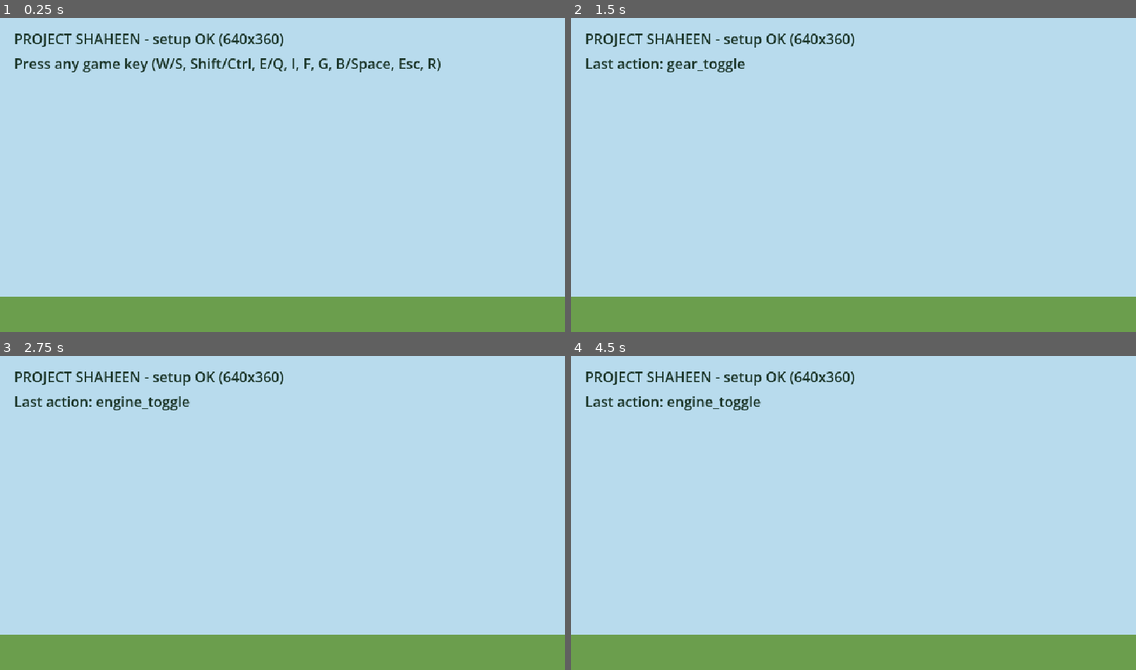
Above: before the commit, frames 1-4 (two rows, left to right).
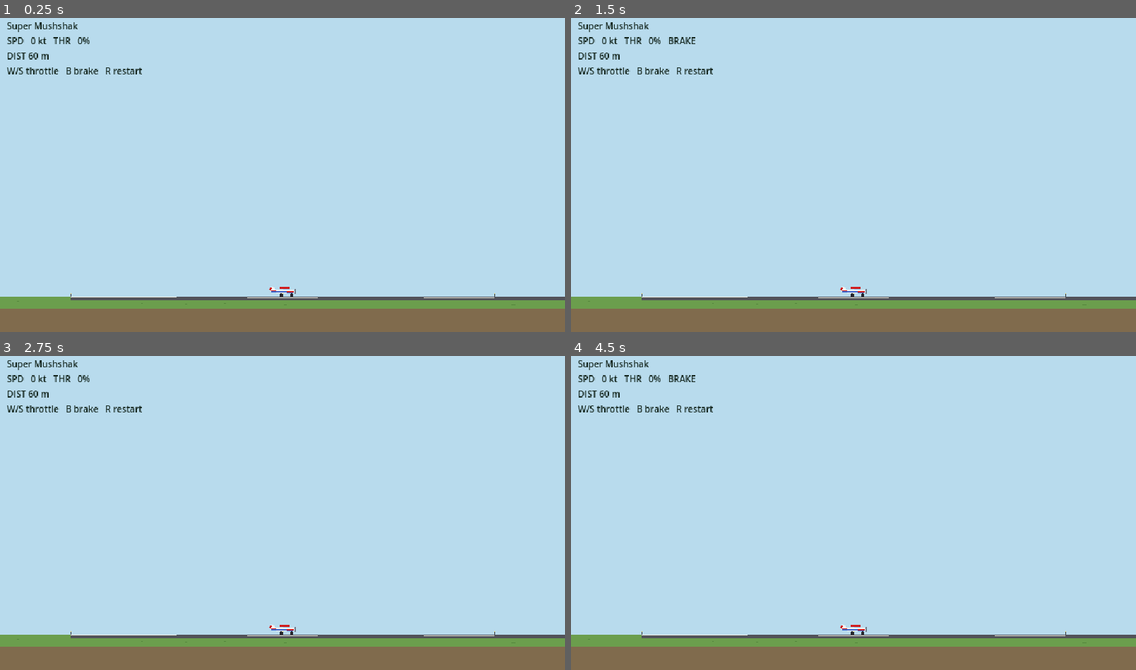
Above: after the commit, the same moments.

Repository: reachrazamair/Shaheen
Game: Godot game, scene res://scenes/main.tscn
Two runs of this game, one before a commit and one after it. Both use one fixed random seed, a clock stepped at 60 frames per second and the inputs below.
Inputs:
- Up to frame 1 (0.25 s): no input
- Up to frame 2 (1.5 s): tap Enter at 0.5 s; hold Up (pitch_up) 0.53-1.28 s; tap E (engine_toggle) at 0.6 s; tap F (flaps_cycle) at 0.77, 1.07 s; tap G (gear_toggle) at 0.8, 1.35 s; hold B (brake) from 1.28 s (still down)
- Up to frame 3 (2.75 s): tap F (flaps_cycle) at 1.52, 1.55, 1.82, 2.1 s; tap R (restart) at 2 s; release B (brake) at 2.03 s; hold Up (pitch_up) from 2.03 s (still down); tap E (engine_toggle) at 2.3 s
- Up to frame 4 (4.5 s): tap R (restart) at 2.75 s; tap E (engine_toggle) at 2.85, 4.35 s; tap F (flaps_cycle) at 3.02, 3.32, 3.77, 3.8, 4.07 s; tap G (gear_toggle) at 3.05, 3.6 s; release Up (pitch_up) at 3.53 s; hold B (brake) from 3.53 s (still down); tap Escape (pause) at 4.15 s

The runs differ from the first frame. In frame 1, 11% of the frame differs, in the area x 0-100%, y 1-100%; in frame 2, 10%; in frame 3, 10%; in frame 4, 10%.

Commit message:
Chunk 1.2: Super Mushshak rolling on a runway
- AircraftData resource + super_mushshak.tres (mass, thrust, drag, friction, brakes, size)
- Aircraft: SI-unit ground roll with throttle, drag, rolling friction, wheel brakes
- Placeholder Mushshak silhouette drawn from data (swappable for a sprite)
- Ground with grass tufts, runway with dashes and edge lights
- Follow camera with speed-based look-ahead, ground kept at screen bottom
- Debug readout (speed, throttle, distance); R restarts

Co-Authored-By: Claude Opus 5.5 <noreply@anthropic.com>

Diff:
--- /dev/null
+++ b/data/aircraft/super_mushshak.tres
@@ -0,0 +1,17 @@
+[gd_resource type="Resource" script_class="AircraftData" load_steps=2 format=3]
+
+[ext_resource type="Script" path="res://scripts/data/aircraft_data.gd" id="1_data"]
+
+[resource]
+script = ExtResource("1_data")
+display_name = "Super Mushshak"
+mass_kg = 1100.0
+max_thrust_n = 3000.0
+drag_coefficient = 0.55
+rolling_friction = 0.03
+brake_strength = 0.4
+length_m = 7.0
+height_m = 2.6
+body_color = Color(0.95, 0.95, 0.95, 1)
+stripe_color = Color(0.82, 0.12, 0.12, 1)
+trim_color = Color(0.25, 0.4, 0.8, 1)
--- /dev/null
+++ b/scenes/aircraft/aircraft.gd
@@ -0,0 +1,124 @@
+class_name Aircraft
+extends Node2D
+## The player's aircraft.
+## Physics runs in metres: pos_m.x = distance along the route, pos_m.y = altitude.
+## The node's pixel position is derived from pos_m every physics tick.
+## Node origin = the point where the wheels touch the ground; the nose points +x.
+##
+## Chunk 1.2: ground roll only (throttle, drag, rolling friction, wheel brakes).
+## Lift, pitch and stall come in chunk 1.3; engine, flaps, gear, fuel in 1.4.
+
+@export var data: AircraftData
+
+@export_group("Controls")
+## Throttle lever travel per second while W/S is held (0.6 = idle to full in ~1.7 s).
+@export var throttle_rate := 0.6
+
+var throttle := 0.0                ## 0..1
+var velocity_m := Vector2.ZERO     ## m/s; x forward, y up
+var pos_m := Vector2.ZERO          ## m; x along route, y altitude
+var on_ground := true
+var braking := false
+
+var speed_kt: float:
+	get: return velocity_m.length() * WorldScale.MS_TO_KT
+
+
+func _ready() -> void:
+	assert(data != null, "Aircraft needs an AircraftData resource")
+	_sync_position()
+	queue_redraw()
+
+
+func place_at(x_m: float) -> void:
+	pos_m = Vector2(x_m, 0.0)
+	velocity_m = Vector2.ZERO
+	_sync_position()
+
+
+func _physics_process(delta: float) -> void:
+	_read_controls(delta)
+	if on_ground:
+		_simulate_ground(delta)
+	pos_m += velocity_m * delta
+	_sync_position()
+
+
+func _read_controls(delta: float) -> void:
+	if Input.is_action_pressed("throttle_up"):
+		throttle += throttle_rate * delta
+	if Input.is_action_pressed("throttle_down"):
+		throttle -= throttle_rate * delta
+	throttle = clampf(throttle, 0.0, 1.0)
+	braking = Input.is_action_pressed("brake")
+
+
+func _simulate_ground(delta: float) -> void:
+	var v := velocity_m.x
+	var thrust := data.max_thrust_n * throttle
+	var drag := data.drag_coefficient * v * v
+	v += (thrust - drag) / data.mass_kg * delta
+
+	# Friction and brakes only ever slow the plane down; they never push it backwards.
+	var resist_g := data.rolling_friction
+	if braking:
+		resist_g += data.brake_strength
+	var dv := resist_g * WorldScale.GRAVITY * delta
+	v = 0.0 if v <= dv else v - dv
+
+	velocity_m = Vector2(v, 0.0)
+	pos_m.y = 0.0
+
+
+func _sync_position() -> void:
+	position = Vector2(pos_m.x, -pos_m.y) * WorldScale.PX_PER_M
+
+
+# --- Placeholder drawing (replaced by data.sprite when real art exists) ---
+
+func _draw() -> void:
+	if data == null:
+		return
+	var l := data.length_m * WorldScale.PX_PER_M
+	var h := data.height_m * WorldScale.PX_PER_M
+	if data.sprite:
+		var size := data.sprite.get_size()
+		var s := l / size.x
+		draw_set_transform(Vector2(-l * 0.5, -size.y * s), 0.0, Vector2(s, s))
+		draw_texture(data.sprite, Vector2.ZERO)
+		draw_set_transform(Vector2.ZERO)
+		return
+	_draw_placeholder(l, h)
+
+
+func _draw_placeholder(l: float, h: float) -> void:
+	var p := func(fx: float, fy: float) -> Vector2: return Vector2(fx * l, -fy * h)
+	var dark := Color(0.15, 0.15, 0.18)
+
+	# Landing gear: legs + wheels (main gear behind centre, nose gear forward).
+	for gx in [-0.05, 0.36]:
+		draw_line(p.call(gx, 0.15), p.call(gx, 0.4), dark, 1.0)
+		draw_rect(Rect2(p.call(gx, 0.0) + Vector2(-1.5, -3.0), Vector2(3, 3)), dark)
+
+	# Fuselage.
+	draw_colored_polygon(PackedVector2Array([
+		p.call(0.50, 0.55), p.call(0.42, 0.38), p.call(-0.20, 0.38),
+		p.call(-0.50, 0.62), p.call(-0.50, 0.72), p.call(0.25, 0.80),
+		p.call(0.45, 0.72),
+	]), data.body_color)
+	# Livery stripes along the fuselage.
+	draw_line(p.call(-0.48, 0.60), p.call(0.46, 0.50), data.stripe_color, 1.0)
+	draw_line(p.call(-0.46, 0.55), p.call(0.44, 0.45), data.trim_color, 1.0)
+	# Tail fin with a red leading band.
+	draw_colored_polygon(PackedVector2Array([
+		p.call(-0.50, 0.70), p.call(-0.47, 1.05), p.call(-0.38, 1.05),
+		p.call(-0.28, 0.74),
+	]), data.body_color)
+	draw_line(p.call(-0.47, 1.0), p.call(-0.49, 0.72), data.stripe_color, 2.0)
+	# Canopy and high wing.
+	draw_colored_polygon(PackedVector2Array([
+		p.call(0.02, 0.78), p.call(0.30, 0.79), p.call(0.20, 0.97), p.call(0.04, 0.97),
+	]), Color(0.55, 0.78, 0.92))
+	draw_rect(Rect2(p.call(-0.12, 1.02), Vector2(0.42 * l, 2)), data.stripe_color)
+	# Propeller blur.
+	draw_line(p.call(0.52, 0.85), p.call(0.52, 0.25), Color(0.4, 0.4, 0.45, 0.8), 1.0)
--- /dev/null
+++ b/scenes/aircraft/aircraft.tscn
@@ -0,0 +1,8 @@
+[gd_scene load_steps=3 format=3]
+
+[ext_resource type="Script" path="res://scenes/aircraft/aircraft.gd" id="1_aircraft"]
+[ext_resource type="Resource" path="res://data/aircraft/super_mushshak.tres" id="2_data"]
+
+[node name="Aircraft" type="Node2D"]
+script = ExtResource("1_aircraft")
+data = ExtResource("2_data")
--- /dev/null
+++ b/scenes/flight/flight.gd
@@ -0,0 +1,30 @@
+extends Node2D
+## One flight: world + aircraft + camera + (for now) debug readout.
+
+## Where the aircraft starts, in metres from the runway start.
+@export var spawn_x_m := 60.0
+
+@onready var aircraft: Aircraft = $Aircraft
+@onready var camera: Camera2D = $Camera
+@onready var debug_label: Label = $DebugUI/DebugLabel
+
+
+func _ready() -> void:
+	aircraft.place_at(spawn_x_m)
+	camera.snap()
+
+
+func _unhandled_input(event: InputEvent) -> void:
+	if event.is_action_pressed("restart"):
+		get_tree().reload_current_scene()
+
+
+func _process(_delta: float) -> void:
+	# Temporary debug readout; replaced by the cockpit HUD in chunk 1.5.
+	debug_label.text = "%s\nSPD %3d kt   THR %3d%%   %s\nDIST %d m\nW/S throttle   B brake   R restart" % [
+		aircraft.data.display_name,
+		roundi(aircraft.speed_kt),
+		roundi(aircraft.throttle * 100.0),
+		"BRAKE" if aircraft.braking else "",
+		roundi(aircraft.pos_m.x),
+	]
--- /dev/null
+++ b/scenes/flight/flight.tscn
@@ -0,0 +1,48 @@
+[gd_scene load_steps=6 format=3]
+
+[ext_resource type="Script" path="res://scenes/flight/flight.gd" id="1_flight"]
+[ext_resource type="Script" path="res://scenes/world/ground.gd" id="2_ground"]
+[ext_resource type="Script" path="res://scenes/world/runway.gd" id="3_runway"]
+[ext_resource type="PackedScene" path="res://scenes/aircraft/aircraft.tscn" id="4_aircraft"]
+[ext_resource type="Script" path="res://scenes/flight/follow_camera.gd" id="5_camera"]
+
+[node name="Flight" type="Node2D"]
+script = ExtResource("1_flight")
+
+[node name="Sky" type="CanvasLayer" parent="."]
+layer = -10
+
+[node name="SkyColor" type="ColorRect" parent="Sky"]
+anchors_preset = 15
+anchor_right = 1.0
+anchor_bottom = 1.0
+grow_horizontal = 2
+grow_vertical = 2
+color = Color(0.72, 0.86, 0.93, 1)
+
+[node name="Ground" type="Node2D" parent="."]
+script = ExtResource("2_ground")
+
+[node name="Runway" type="Node2D" parent="."]
+script = ExtResource("3_runway")
+
+[node name="Aircraft" parent="." instance=ExtResource("4_aircraft")]
+
+[node name="Camera" type="Camera2D" parent="." node_paths=PackedStringArray("target")]
+limit_bottom = 40
+process_callback = 0
+position_smoothing_enabled = true
+position_smoothing_speed = 6.0
+script = ExtResource("5_camera")
+target = NodePath("../Aircraft")
+
+[node name="DebugUI" type="CanvasLayer" parent="."]
+
+[node name="DebugLabel" type="Label" parent="DebugUI"]
+offset_left = 8.0
+offset_top = 6.0
+offset_right = 400.0
+offset_bottom = 80.0
+theme_override_colors/font_color = Color(0.08, 0.15, 0.12, 1)
+theme_override_font_sizes/font_size = 10
+text = "debug"
--- /dev/null
+++ b/scenes/flight/follow_camera.gd
@@ -0,0 +1,26 @@
+extends Camera2D
+## Follows the aircraft with a speed-based look-ahead to the right.
+## limit_bottom keeps the ground near the bottom of the screen, leaving the
+## top of the screen free for the cockpit panels (chunk 1.5).
+
+@export var target: Aircraft
+## Max look-ahead (px) reached at look_ahead_full_speed_kt.
+@export var look_ahead_px := 140.0
+@export var look_ahead_full_speed_kt := 100.0
+## Keeps the plane this many px below the screen centre.
+@export var vertical_offset_px := 60.0
+
+
+func _physics_process(_delta: float) -> void:
+	if target:
+		global_position = _goal()
+
+
+func snap() -> void:
+	global_position = _goal()
+	reset_smoothing()
+
+
+func _goal() -> Vector2:
+	var f := clampf(target.speed_kt / look_ahead_full_speed_kt, 0.0, 1.0)
+	return target.global_position + Vector2(look_ahead_px * f, -vertical_offset_px)
--- a/scenes/main.gd
+++ /dev/null
@@ -1,17 +0,0 @@
-extends Node2D
-## Entry point. For chunk 1.1 it only proves the project runs and the
-## input map works: it shows the last input action pressed.
-
-const ACTIONS := [
-	"pitch_up", "pitch_down", "throttle_up", "throttle_down",
-	"engine_toggle", "flaps_cycle", "gear_toggle", "brake", "pause", "restart",
-]
-
-@onready var _action_label: Label = $UI/ActionLabel
-
-
-func _unhandled_input(event: InputEvent) -> void:
-	for action in ACTIONS:
-		if event.is_action_pressed(action):
-			_action_label.text = "Last action: " + action
-			return
--- a/scenes/main.tscn
+++ b/scenes/main.tscn
@@ -1,35 +1,7 @@
 [gd_scene load_steps=2 format=3]
 
-[ext_resource type="Script" path="res://scenes/main.gd" id="1_main"]
+[ext_resource type="PackedScene" path="res://scenes/flight/flight.tscn" id="1_flight"]
 
-[node name="Main" type="Node2D"]
-script = ExtResource("1_main")
+[node name="Main" type="Node"]
 
-[node name="Sky" type="ColorRect" parent="."]
-offset_right = 640.0
-offset_bottom = 360.0
-color = Color(0.72, 0.86, 0.93, 1)
-
-[node name="Ground" type="ColorRect" parent="."]
-offset_top = 320.0
-offset_right = 640.0
-offset_bottom = 360.0
-color = Color(0.42, 0.62, 0.3, 1)
-
-[node name="UI" type="CanvasLayer" parent="."]
-
-[node name="Title" type="Label" parent="UI"]
-offset_left = 16.0
-offset_top = 16.0
-offset_right = 624.0
-offset_bottom = 40.0
-theme_override_colors/font_color = Color(0.1, 0.2, 0.15, 1)
-text = "PROJECT SHAHEEN - setup OK (640x360)"
-
-[node name="ActionLabel" type="Label" parent="UI"]
-offset_left = 16.0
-offset_top = 44.0
-offset_right = 624.0
-offset_bottom = 68.0
-theme_override_colors/font_color = Color(0.1, 0.2, 0.15, 1)
-text = "Press any game key (W/S, Shift/Ctrl, E/Q, I, F, G, B/Space, Esc, R)"
+[node name="Flight" parent="." instance=ExtResource("1_flight")]
--- /dev/null
+++ b/scenes/world/ground.gd
@@ -0,0 +1,32 @@
+@tool
+extends Node2D
+## Flat ground strip at y = 0 with scattered grass tufts as motion cues.
+## (Parallax hills, trees and base buildings come in chunk 1.6.)
+
+@export var start_m := -2000.0:
+	set(v): start_m = v; queue_redraw()
+@export var end_m := 30000.0:
+	set(v): end_m = v; queue_redraw()
+@export var depth_px := 400.0
+@export var grass_color := Color(0.42, 0.62, 0.3)
+@export var tuft_color := Color(0.33, 0.52, 0.24)
+@export var soil_color := Color(0.5, 0.42, 0.3)
+## Average spacing between grass tufts, in metres.
+@export var tuft_spacing_m := 12.0
+@export var random_seed := 1947
+
+
+func _draw() -> void:
+	var px := WorldScale.PX_PER_M
+	var x0 := start_m * px
+	var w := (end_m - start_m) * px
+	draw_rect(Rect2(x0, 0, w, depth_px), grass_color)
+	draw_rect(Rect2(x0, 14, w, depth_px), soil_color)
+
+	var rng := RandomNumberGenerator.new()
+	rng.seed = random_seed
+	var x := start_m
+	while x < end_m:
+		x += tuft_spacing_m * rng.randf_range(0.5, 1.5)
+		var y := rng.randi_range(1, 11)
+		draw_rect(Rect2(x * px, y, rng.randi_range(2, 5), 1), tuft_color)
--- /dev/null
+++ b/scenes/world/runway.gd
@@ -0,0 +1,37 @@
+@tool
+extends Node2D
+## Side view of a runway: an asphalt strip at ground level with centreline
+## dashes, threshold blocks and edge-light posts. Node origin = runway start.
+## (Will be driven by BaseData in chunk 1.6.)
+
+@export var length_m := 1800.0:
+	set(v): length_m = v; queue_redraw()
+@export var thickness_px := 4
+@export var asphalt_color := Color(0.32, 0.32, 0.35)
+@export var marking_color := Color(0.92, 0.92, 0.88)
+@export var light_post_color := Color(0.2, 0.2, 0.2)
+@export var light_color := Color(1.0, 0.85, 0.3)
+@export var dash_spacing_m := 50.0
+@export var dash_length_m := 20.0
+@export var light_spacing_m := 60.0
+
+
+func _draw() -> void:
+	var px := WorldScale.PX_PER_M
+	var l := length_m * px
+	draw_rect(Rect2(0, 0, l, thickness_px), asphalt_color)
+
+	var x := dash_spacing_m
+	while x < length_m - dash_spacing_m:
+		draw_rect(Rect2(x * px, 1, dash_length_m * px, 1), marking_color)
+		x += dash_spacing_m
+
+	# Threshold blocks at both ends.
+	for tx in [0.0, length_m - 30.0]:
+		draw_rect(Rect2(tx * px, 0, 30.0 * px, 1), marking_color)
+
+	x = 0.0
+	while x <= length_m:
+		draw_rect(Rect2(x * px, -3, 1, 3), light_post_color)
+		draw_rect(Rect2(x * px, -4, 1, 1), light_color)
+		x += light_spacing_m
--- /dev/null
+++ b/scripts/data/aircraft_data.gd
@@ -0,0 +1,34 @@
+class_name AircraftData
+extends Resource
+## Every per-aircraft number lives here, so a new aircraft is just a new .tres.
+## Units are SI (kg, N, m, m/s) unless the name says otherwise (kt, ft).
+## Fields are added chunk by chunk as the flight model grows.
+
+@export var display_name := "Aircraft"
+
+@export_group("Mass and engine")
+@export var mass_kg := 1100.0
+## Static thrust at full throttle.
+@export var max_thrust_n := 3000.0
+
+@export_group("Drag")
+## Air drag force = drag_coefficient * speed^2  (N per (m/s)^2).
+## Sets top speed: thrust balances drag at sqrt(max_thrust / drag_coefficient).
+@export var drag_coefficient := 0.55
+
+@export_group("Ground handling")
+## Rolling resistance as a fraction of weight (0.03 = 3% of weight).
+@export var rolling_friction := 0.03
+## Wheel-brake deceleration in g (0.4 = 0.4 g extra deceleration).
+@export var brake_strength := 0.4
+
+@export_group("Look")
+## Real-world size in metres; drives the placeholder shape and sprite scale.
+@export var length_m := 7.0
+@export var height_m := 2.6
+## Optional finished sprite (nose pointing right, wheels touching the bottom edge).
+## When empty, a placeholder silhouette is drawn instead.
+@export var sprite: Texture2D
+@export var body_color := Color(0.95, 0.95, 0.95)
+@export var stripe_color := Color(0.82, 0.12, 0.12)
+@export var trim_color := Color(0.25, 0.4, 0.8)
--- /dev/null
+++ b/scripts/world_scale.gd
@@ -0,0 +1,16 @@
+class_name WorldScale
+extends RefCounted
+## Shared units for the whole game.
+## Physics runs in SI units (metres, m/s, kg, N). Drawing converts metres to
+## pixels with PX_PER_M. World y is "up = altitude" in physics, but Godot's
+## y axis points down, so altitude A metres is drawn at y = -A * PX_PER_M.
+
+## 4 px per metre: a Super Mushshak (~7 m long) is ~28 px, an F-16 (~15 m) ~60 px.
+const PX_PER_M := 4.0
+const GRAVITY := 9.81
+const MS_TO_KT := 1.94384
+const M_TO_FT := 3.28084
+
+
+static func m_to_px(m: float) -> float:
+	return m * PX_PER_M
Not shown, added: scenes/aircraft/aircraft.gd.uid
Not shown, added: scenes/flight/flight.gd.uid
Not shown, added: scenes/flight/follow_camera.gd.uid
Not shown, removed: scenes/main.gd.uid
Not shown, added: scenes/world/ground.gd.uid
Not shown, added: scenes/world/runway.gd.uid
Not shown, added: scripts/data/aircraft_data.gd.uid
Not shown, added: scripts/world_scale.gd.uid
Not shown, removed: data/aircraft/.gitkeep
Not shown, removed: scenes/aircraft/.gitkeep
Not shown, removed: scenes/flight/.gitkeep
Not shown, removed: scenes/world/.gitkeep
